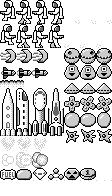
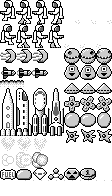
The second w=112, h=196 image is a revision of the first. Changes to its layers:
renamed "Rocket (1).png" to "Rocket(1).png", painted on it over (x1=32, y1=114, x2=48, y2=131)
